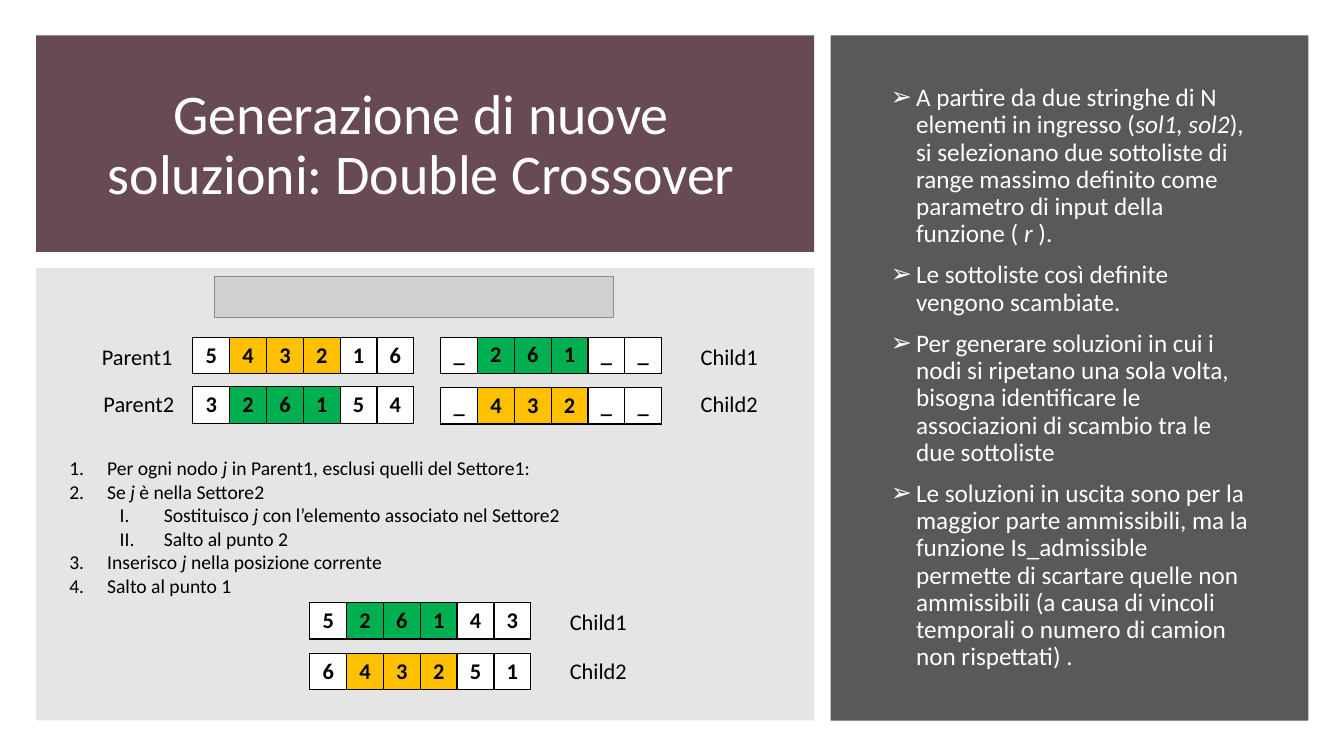
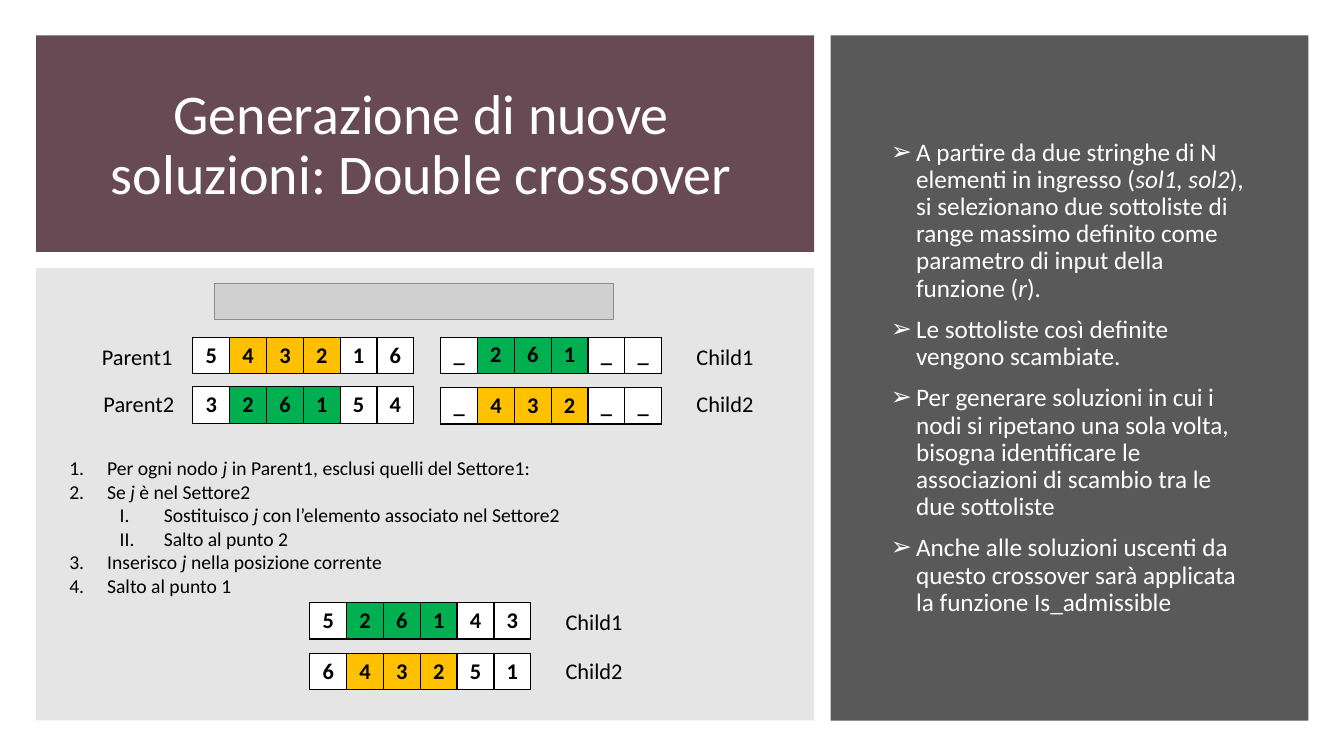
Before and after one commit to gdr-98/Greedy-heuristics-and-genetic-algorithm-for-a-CVRPTW-problem-resolution-, a slide deck: slide 18 of Power_point_nik.pptx (slide 22 before the commit). Drawn at 1344x756 pixels with LibreOffice and Linux fonts; fonts in the diff are those of the drawing; grey boxes stand for pictures. Boxes give left, top, right and bottom in pixels: in the first picture for what was removed or moved away, otherwise in the second. Text is boxed around its words. In the diff, an @@ line names an element or a change of style, - is before the commit and + after.

```diff
--- a/Power_point_nik.pptx
+++ b/Power_point_nik.pptx
@@ title at [111,95,732,195]: text changed @@
-Generazione di nuove soluzioni: Double Crossover
+Generazione di nuove soluzioni: Double crossover
@@ text at [916,143,1243,301]: spaces changed @@
-➢ A partire da due stringhe di N elementi in ingresso (sol1, sol2), si selezionano due sottoliste di range massimo definito come parametro di input della funzione ( r ).
+➢ A partire da due stringhe di N elementi in ingresso (sol1, sol2), si selezionano due sottoliste di range massimo definito come parametro di input della funzione (r).
@@ picture: place and size @@
-picture at [215,276,614,318]
+picture at [215,283,614,320]
@@ text at [107,485,251,503]: text changed @@
-2. Se j è nella Settore2
+2. Se j è nel Settore2
@@ text at [916,538,1236,615]: text changed @@
-➢ Le soluzioni in uscita sono per la maggior parte ammissibili, ma la funzione Is_admissible permette di scartare quelle non ammissibili (a causa di vincoli temporali o numero di camion non rispettati) .
+➢ Anche alle soluzioni uscenti da questo crossover sarà applicata la funzione Is_admissible
@@ 4 texts: place and size @@
-4 texts at [570,349,758,679]
+4 texts at [566,349,753,679]
```
Also in this commit, not shown: 14 other slides changed, 7 slides added, 3 slides removed.
